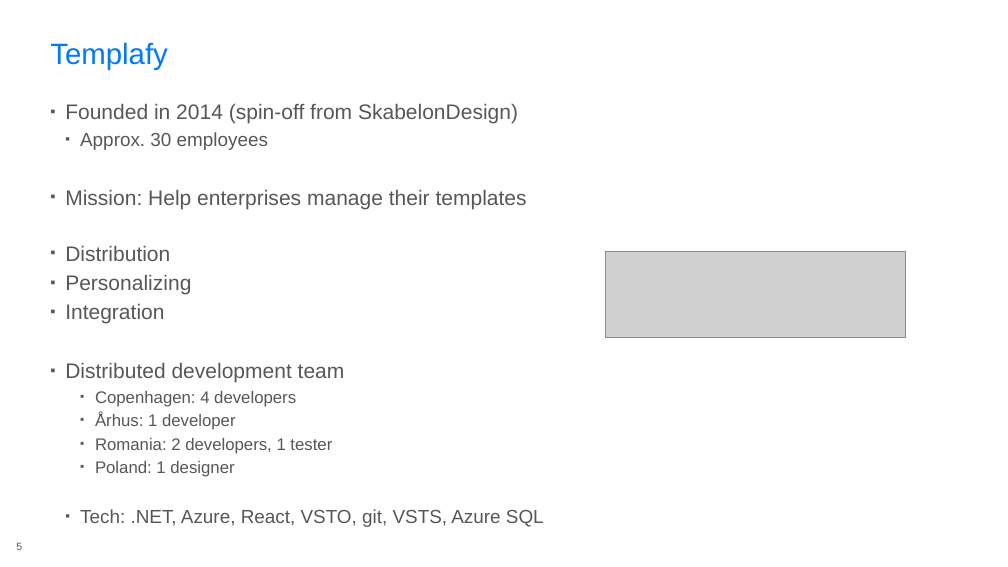
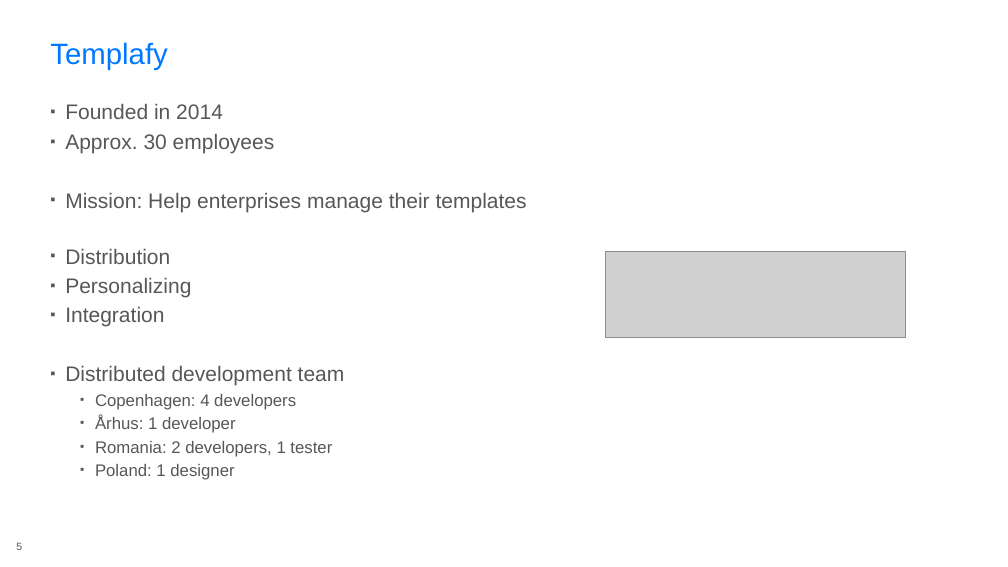
Before and after one commit to rasmuskl/react-webpack-typescript, a slide deck: slide 5 of 20170331-microsoft-60min/_notes/Presentation.pptx. Drawn at 1008x567 pixels with LibreOffice and Linux fonts; fonts in the diff are those of the drawing; grey boxes stand for pictures; background and template pictures are left out. Boxes give left, top, right and bottom in pixels: in the first picture for what was removed or moved away, otherwise in the second. Text is boxed around its words. In the diff, an @@ line names an element or a change of style, - is before the commit and + after.

```diff
--- a/20170331-microsoft-60min/_notes/Presentation.pptx
+++ b/20170331-microsoft-60min/_notes/Presentation.pptx
@@ text at (65, 104, 223, 119): text changed @@
-▪ Founded in 2014 (spin-off from SkabelonDesign)
+▪ Founded in 2014
@@ text at (65, 134, 275, 153): size 18 to 20 pt in "Approx. 30 employees"; list level 2 to 1 in "Approx. 30 employees" @@
@@ text at (80, 509, 544, 527): paragraph removed @@
-  ▪ Tech: .NET, Azure, React, VSTO, git, VSTS, Azure SQL
```
Also in this commit, not shown: 4 other slides changed, 5 other files.
